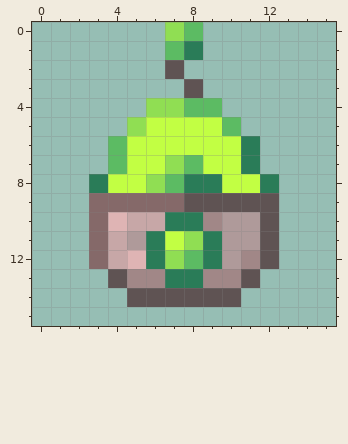
A pixel-art sprite gets an edit: RP/textures/items/koprium_spawn_eggs/koprium_paracore_spawn_egg.png. The first picture shows the starting point.
The file is 16x16 pixels.
Now the later version:
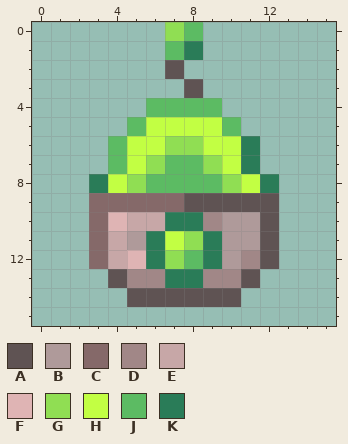
Palette (. is transparent): A #5f5353  B #af9a9a  C #856969  D #a18787  E #c7a7a7  F #dfb4b4  G #90de53  H #c2ff43  J #5cbb63  K #2a7c58
What changed:
Changed rows in their new state; - is an unchanged pixel.
first column x 5:
 4 -JJ---
 5 J-----
 6 --GG--
 7 -GJ-G-
 8 GJ-JJG
Boxes around the changes in both pictures, in picture pixels (x1, y1, x2, y2):
changed: (127, 98, 241, 193)
